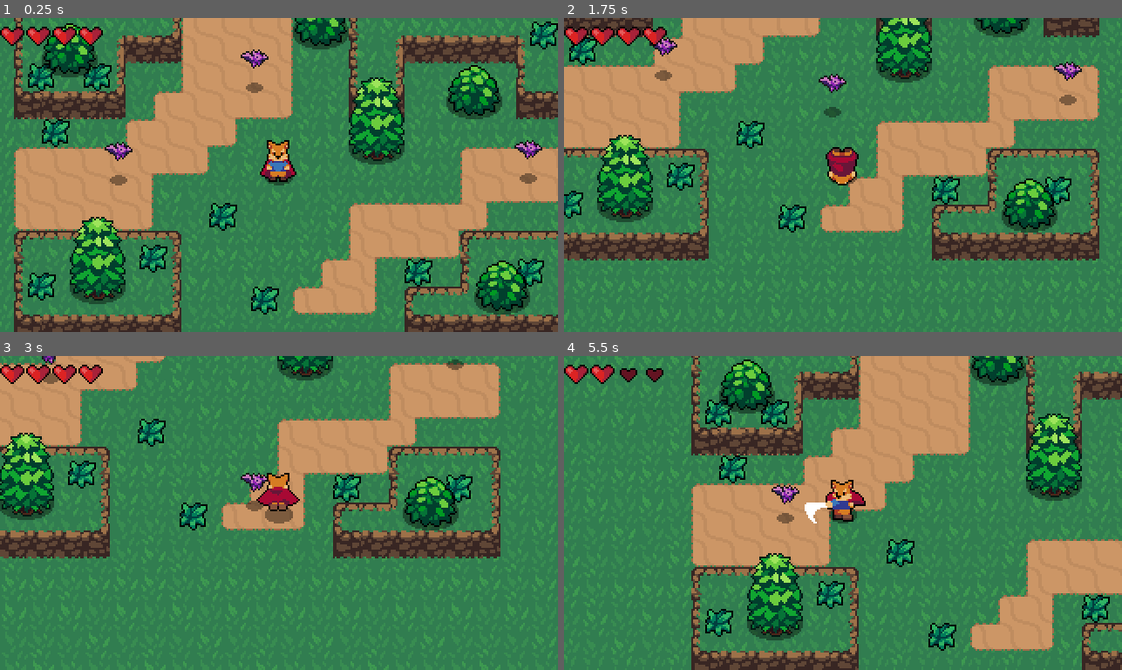
Above: before the commit, frames 1-4 (two rows, left to right).
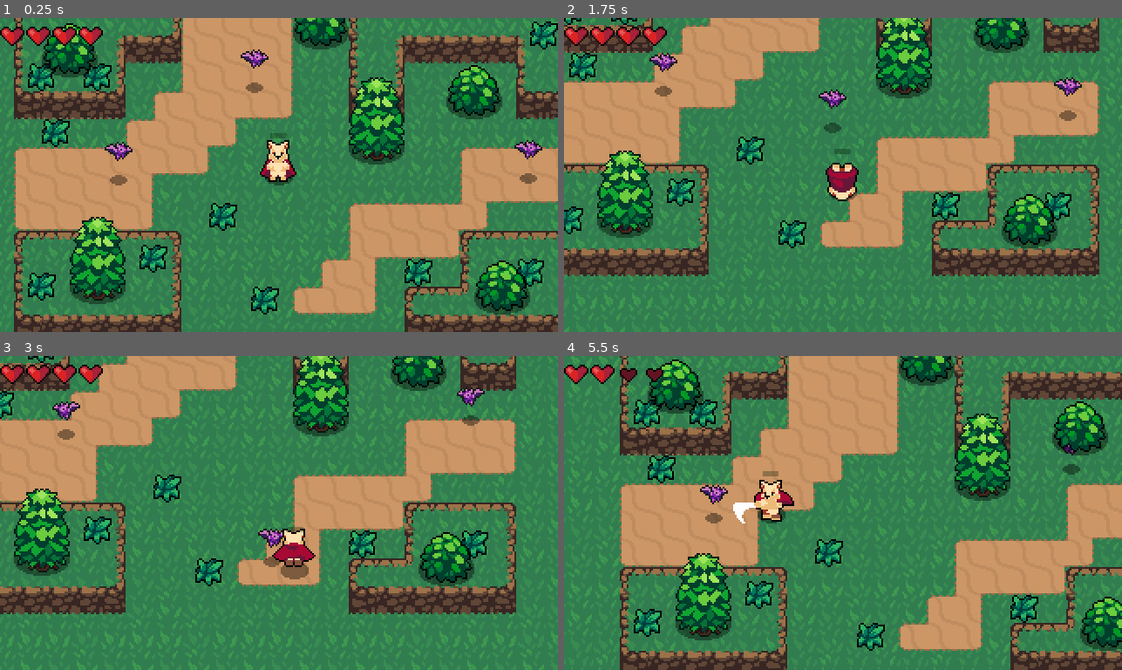
Above: after the commit, the same moments.

Repository: vikram3/Potato-the-Traveler
Game: Godot game, scene res://world.tscn
The game is run twice, just before and just after one commit, with the same random seed, the same clock (stepped at 60 frames per second) and the same inputs.
Inputs (mouse positions are in pixels of both pictures, inside the frame that each line leads up to):
- Up to frame 1 (0.25 s): no input
- Up to frame 2 (1.75 s): move the mouse to (965, 159) at 0.52 s; hold D (Move_Right) 0.53-1.28 s; click (965, 159) at 0.6 s; move the mouse to (731, 190) at 1.27 s; hold S (Move_Down) from 1.28 s (still down); tap Shift (roll) at 1.35 s
- Up to frame 3 (3 s): move the mouse to (334, 443) at 2.02 s; release S (Move_Down) at 2.03 s; hold D (Move_Right) 2.03-2.78 s; click (334, 443) at 2.1 s; move the mouse to (251, 575) at 2.77 s; hold W (Move_Up) from 2.78 s (still down); tap Shift (roll) at 2.85 s
- Up to frame 4 (5.5 s): move the mouse to (1010, 560) at 3.52 s; release W (Move_Up) at 3.53 s; hold A (Move_Left) 3.53-5.03 s; click (1010, 560) at 3.6 s; move the mouse to (675, 465) at 4.27 s; tap Shift (roll) at 4.35 s; move the mouse to (870, 513) at 5.02 s; hold S (Move_Down) from 5.03 s (still down); click (870, 513) at 5.1 s

The runs differ from the first frame. In frame 1, 0.3% of the frame differs, in the area x 47-52%, y 36-52%; in frame 2, 38%; in frame 3, 51%; in frame 4, 57%, in the area x 0-100%, y 0-100%.

Commit message:
Camera Limits and Player Character recolor
Introduced Camera limits so when the player reaches the edge of the map etc the camera will stop following them. Feels more natural.

Recolored the player character with Aseperite

Diff:
--- a/Player/player.tscn
+++ b/Player/player.tscn
@@ -2,10 +2,10 @@
 
 [ext_resource type="Script" path="res://Player/Player.gd" id="1_fjjot"]
 [ext_resource type="Texture2D" uid="uid://bx0iloy0iuw4x" path="res://Shadows/MediumShadow.png" id="2_ag711"]
-[ext_resource type="Texture2D" uid="uid://dnottno0mt7qj" path="res://Player/Player.png" id="2_sbjlq"]
 [ext_resource type="Shader" path="res://Player/WhiteColor.gdshader" id="3_4p0go"]
 [ext_resource type="PackedScene" uid="uid://bbh4m23t6e35d" path="res://Overlap/hitbox.tscn" id="3_nnp8n"]
 [ext_resource type="AudioStream" uid="uid://doug012gquv2c" path="res://Music and Sounds/Swipe.wav" id="4_4fl1o"]
+[ext_resource type="Texture2D" uid="uid://c7hrq4qfg5yrb" path="res://Player/potato.png" id="4_8f8ps"]
 [ext_resource type="Script" path="res://Player/SwordHitbox.gd" id="4_ghg0u"]
 [ext_resource type="PackedScene" uid="uid://bvite1qic5j1a" path="res://Overlap/hurtbox.tscn" id="5_bhnfg"]
 [ext_resource type="AudioStream" uid="uid://cyl68booq45wm" path="res://Music and Sounds/Evade.wav" id="5_fd2kj"]
@@ -778,6 +778,21 @@
 radius = 7.0
 height = 24.0
 
+[sub_resource type="Animation" id="Animation_dqrtk"]
+length = 0.001
+tracks/0/type = "value"
+tracks/0/imported = false
+tracks/0/enabled = true
+tracks/0/path = NodePath("Sprite2D:material:shader_parameter/active")
+tracks/0/interp = 1
+tracks/0/loop_wrap = true
+tracks/0/keys = {
+"times": PackedFloat32Array(0),
+"transitions": PackedFloat32Array(1),
+"update": 1,
+"values": [false]
+}
+
 [sub_resource type="Animation" id="Animation_87lbj"]
 resource_name = "Start"
 length = 0.2
@@ -798,21 +813,6 @@
 [sub_resource type="Animation" id="Animation_nwjam"]
 resource_name = "Stop"
 length = 0.1
-tracks/0/type = "value"
-tracks/0/imported = false
-tracks/0/enabled = true
-tracks/0/path = NodePath("Sprite2D:material:shader_parameter/active")
-tracks/0/interp = 1
-tracks/0/loop_wrap = true
-tracks/0/keys = {
-"times": PackedFloat32Array(0),
-"transitions": PackedFloat32Array(1),
-"update": 1,
-"values": [false]
-}
-
-[sub_resource type="Animation" id="Animation_dqrtk"]
-length = 0.001
 tracks/0/type = "value"
 tracks/0/imported = false
 tracks/0/enabled = true
@@ -845,7 +845,7 @@
 [node name="Sprite2D" type="Sprite2D" parent="."]
 material = SubResource("ShaderMaterial_mrb7p")
 position = Vector2(0, -9)
-texture = ExtResource("2_sbjlq")
+texture = ExtResource("4_8f8ps")
 hframes = 60
 
 [node name="CollisionShape2D" type="CollisionShape2D" parent="."]
@@ -899,6 +899,15 @@
 "": SubResource("AnimationLibrary_67yjy")
 }
 
+[node name="HealthBar" type="ProgressBar" parent="."]
+modulate = Color(0.054902, 0.858824, 0.0235294, 1)
+offset_left = -5.0
+offset_top = -24.0
+offset_right = 90.0
+offset_bottom = 3.0
+scale = Vector2(0.1, 0.1)
+show_percentage = false
+
 [connection signal="area_entered" from="Hurtbox" to="." method="_on_hurtbox_area_entered"]
 [connection signal="invincibility_ended" from="Hurtbox" to="." method="_on_hurtbox_invincibility_ended"]
 [connection signal="invincibility_started" from="Hurtbox" to="." method="_on_hurtbox_invincibility_started"]
--- a/UI/HealthUI.gd
+++ b/UI/HealthUI.gd
@@ -21,6 +21,7 @@
 	self.hearts = min(hearts, max_hearts)
 	if heartUIEmpty != null:
 		heartUIEmpty.size.x = max_hearts * 15
+
 func _ready():
 	self.max_hearts = PlayerStats.max_health
 	self.hearts = PlayerStats.health
--- /dev/null
+++ b/camera_2d.gd
@@ -0,0 +1,10 @@
+extends Camera2D
+
+@onready var topLeft = $Limits/TopLeft
+@onready var bottomRight = $Limits/BottomRight
+
+func _ready():
+	limit_top = topLeft.position.y
+	limit_left = topLeft.position.x
+	limit_bottom = bottomRight.position.y
+	limit_right = bottomRight.position.x
--- /dev/null
+++ b/camera_2d.tscn
@@ -0,0 +1,19 @@
+[gd_scene load_steps=2 format=3 uid="uid://bomv4ffuydgtf"]
+
+[ext_resource type="Script" path="res://camera_2d.gd" id="1_6j3ic"]
+
+[node name="Camera2D" type="Camera2D"]
+position = Vector2(160, 90)
+process_callback = 0
+limit_left = -200
+limit_top = -200
+limit_right = 500
+script = ExtResource("1_6j3ic")
+
+[node name="Limits" type="Node" parent="."]
+
+[node name="TopLeft" type="Node2D" parent="Limits"]
+position = Vector2(2, 1)
+
+[node name="BottomRight" type="Node2D" parent="Limits"]
+position = Vector2(320, 180)
--- a/world.tscn
+++ b/world.tscn
@@ -1,6 +1,7 @@
-[gd_scene load_steps=15 format=3 uid="uid://d3o6yaosckeh8"]
+[gd_scene load_steps=16 format=3 uid="uid://d3o6yaosckeh8"]
 
 [ext_resource type="Texture2D" uid="uid://cmj0l1en7s42e" path="res://World/GrassBackground.png" id="1_at1pl"]
+[ext_resource type="PackedScene" uid="uid://bomv4ffuydgtf" path="res://camera_2d.tscn" id="1_i1ktu"]
 [ext_resource type="PackedScene" uid="uid://b1lifm57p7pvt" path="res://Player/player.tscn" id="2_7prvd"]
 [ext_resource type="Texture2D" uid="uid://ce6c4oilbka86" path="res://World/DirtTileset.png" id="2_7upcs"]
 [ext_resource type="Texture2D" uid="uid://dvjvp3xrjgysk" path="res://World/CliffTileset.png" id="2_76j2e"]
@@ -839,9 +840,14 @@
 y_sort_enabled = true
 metadata/_edit_lock_ = true
 
-[node name="Camera2D" type="Camera2D" parent="."]
+[node name="Camera2D" parent="." instance=ExtResource("1_i1ktu")]
 position = Vector2(152, 96)
-process_callback = 0
+
+[node name="TopLeft" parent="Camera2D/Limits" index="0"]
+position = Vector2(-32, -24)
+
+[node name="BottomRight" parent="Camera2D/Limits" index="1"]
+position = Vector2(344, 224)
 
 [node name="Background" type="Sprite2D" parent="."]
 z_index = -1
@@ -941,6 +947,7 @@
 offset_top = 5.0
 offset_bottom = 45.0
 
+[editable path="Camera2D"]
 [editable path="Player"]
 [editable path="Player/HitboxPivot/SwordHitbox"]
 [editable path="Player/Hurtbox"]
Binary file added: Player/potato.png
Not shown, added: Player/potato.png.import
